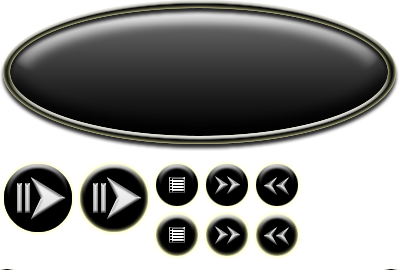
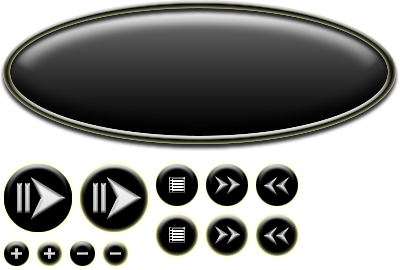
Layers edited between the first and the second 400 x 270 image:
added layer "Layer 15" above "Layer 14" over [99, 237, 132, 270]
added layer "Layer 14" above "Layer 13" over [66, 237, 99, 270]
added layer "Layer 13" above "Layer 12" over [33, 237, 66, 270]
painted on "Layer 12" over [0, 237, 398, 270]
